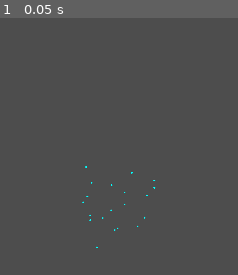
Above: before the commit, frame 1.
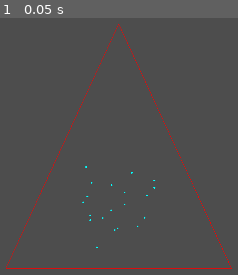
Above: after the commit, the same moment.

Repository: safwanmax22/binary_Space_partitioning
Game: Godot game, scene res://dealanay_triangulation/TriangulationTester.tscn
Two runs of this game, one before a commit and one after it. Both use one fixed random seed, a clock stepped at 60 frames per second and the inputs below. This scene is started directly instead of the project's main scene.
Inputs:
- Up to frame 1 (0.05 s): no input

The runs differ from the first frame. In frame 1, 1.1% of the frame differs, in the area x 2-98%, y 2-98%.
Error before the commit: Out of bounds get index '0' (on base: 'Array[Vector2]') (res://dealanay_triangulation/triangulation_tester.gd:23)

Commit message:
triangle works

Diff:
--- /dev/null
+++ b/dealanay_triangulation/circle.gd
@@ -0,0 +1,4 @@
+class_name Circle extends Resource
+
+@export var position: Vector2
+@export var raidus: float
--- a/dealanay_triangulation/delaunay_triangulation.gd
+++ b/dealanay_triangulation/delaunay_triangulation.gd
@@ -99,8 +99,31 @@
 		Vector2(x_midpoint + boundary_size.x, highest_y)
 	]
 
-	return Triangle.new()
+	return super_triangle #Triangle.new()
 
 
 func _is_delaunay_triangle(point: Vector2, triangle: Triangle) -> bool:
-	return true
+	var circum_circle := _calc_circum_circle(triangle)
+
+	return point.distance_to(circum_circle.position) > circum_circle.raidus
+
+
+func _calc_circum_circle(triangle: Triangle) -> Circle:
+	var circle: = Circle.new() as Circle
+
+	triangle.points.sort_custom(func (_a: Vector2, _b: Vector2):
+		return _a.x < _b.x)
+
+	var offset := triangle.points[0]
+	var a: Vector2 = triangle.points[0] - offset
+	var b: Vector2 = triangle.points[1] - offset
+	var c: Vector2 = triangle.points[2] - offset
+
+	circle.position.x = (c.y*(b.x*b.x + b.y*b.y) - b.y*(c.x*c.x + c.y*c.y))
+	circle.position.x /= 2 * (b.x*c.y - b.y*c.x)
+	circle.position.y = (b.x*(c.x*c.x + c.y*c.y) - c.x*(b.x*b.x + b.y*b.y))/(2 * (b.x*c.y - b.y*c.x))
+
+	circle.raidus = a.distance_to(circle.position)
+
+	circle.position += offset
+	return circle
Not shown, added: dealanay_triangulation/circle.gd.uid
